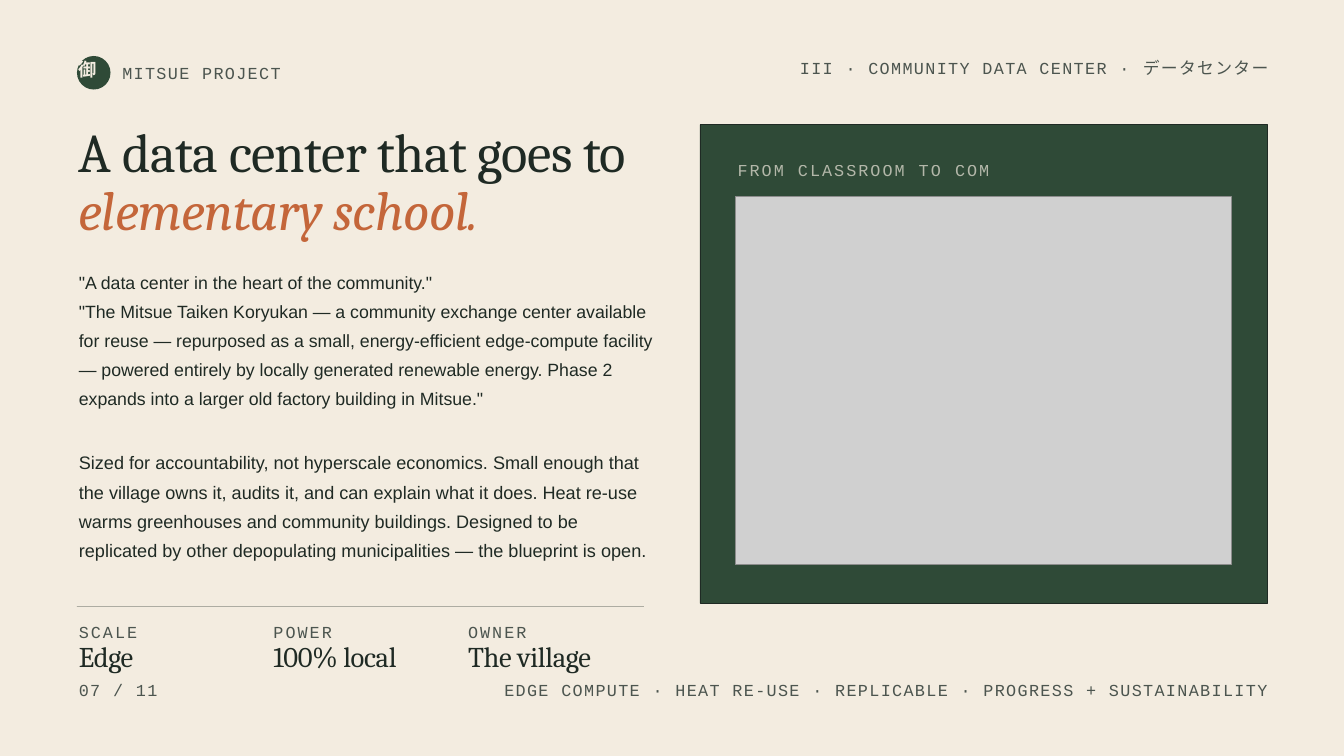
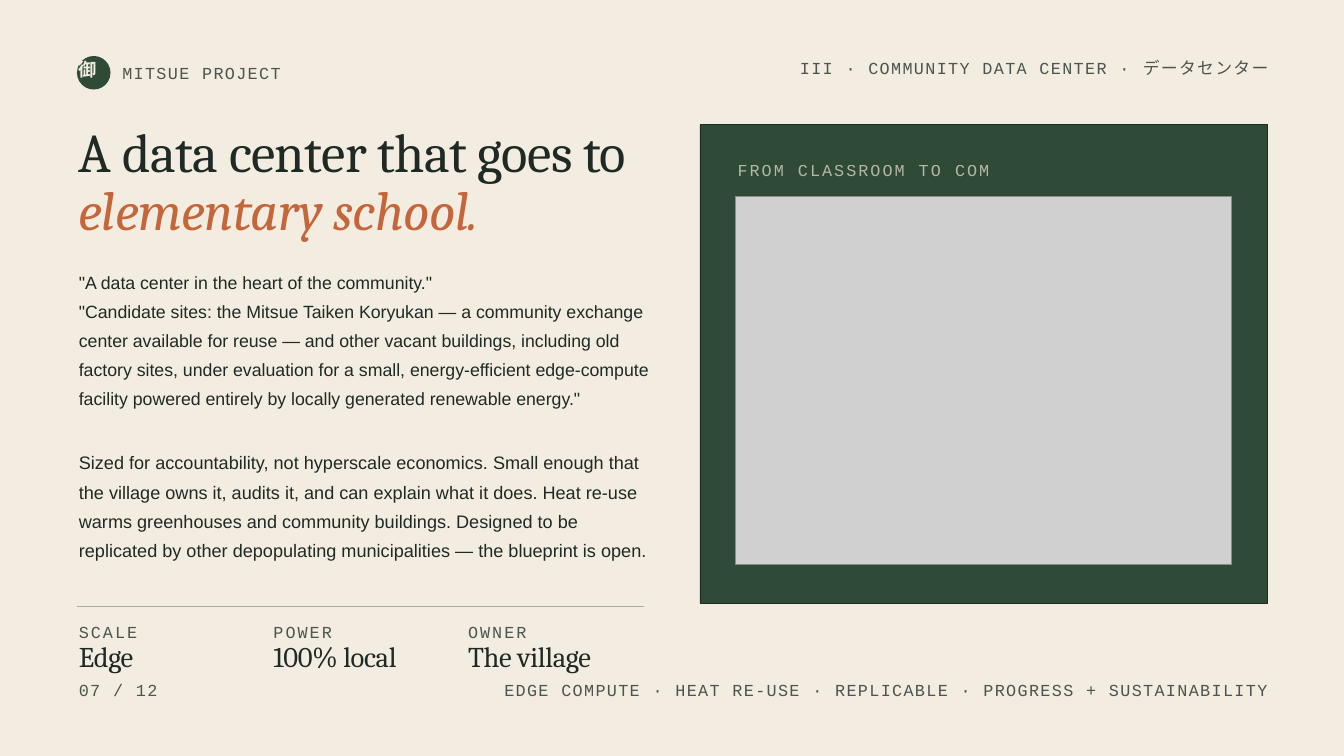
Before and after one commit to robouden/mitsue-ai-data-center, a slide deck: slide 7 of decks/Mitsue Project Presentation.pptx. Drawn at 1344x756 pixels with LibreOffice and Linux fonts; fonts in the diff are those of the drawing; grey boxes stand for pictures. Boxes give left, top, right and bottom in pixels: in the first picture for what was removed or moved away, otherwise in the second. Text is boxed around its words. In the diff, an @@ line names an element or a change of style, - is before the commit and + after.

```diff
--- a/decks/Mitsue Project Presentation.pptx
+++ b/decks/Mitsue Project Presentation.pptx
@@ text at (79,305,649,409): text changed @@
-"The Mitsue Taiken Koryukan — a community exchange center available for reuse — repurposed as a small, energy-efficient edge-compute facility — powered entirely by locally generated renewable energy. Phase 2 expands into a larger old factory building in Mitsue."
+"Candidate sites: the Mitsue Taiken Koryukan — a community exchange center available for reuse — and other vacant buildings, including old factory sites, under evaluation for a small, energy-efficient edge-compute facility powered entirely by locally generated renewable energy."
@@ text at (79,685,157,696): text changed @@
-07 / 11
+07 / 12
```
Also in this commit, not shown: 11 other slides changed, 1 other file.
